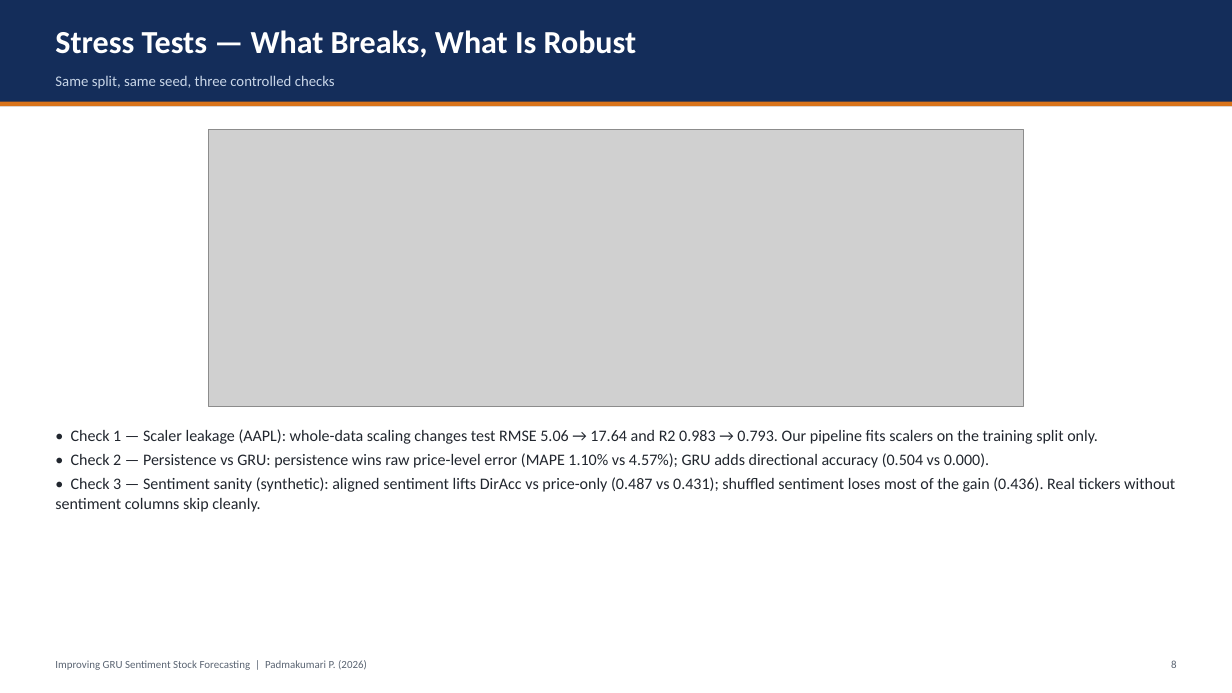
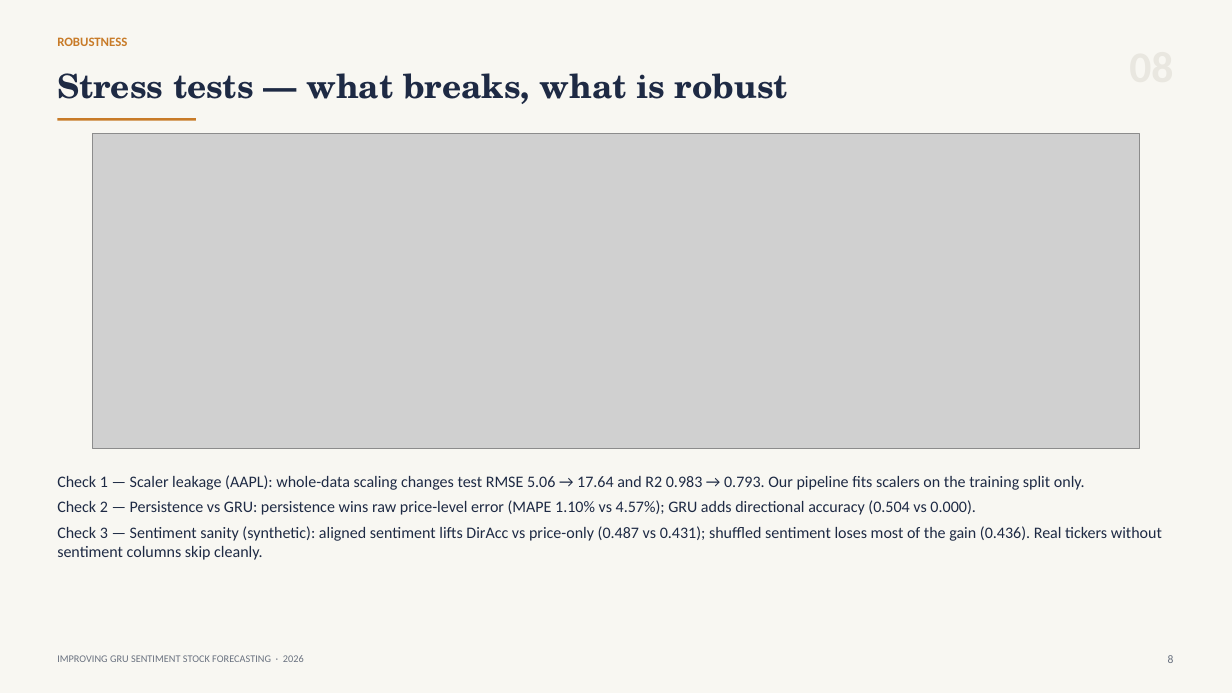
Before and after one commit to hudaifahwins/improving-gru-sentiment-stock-forecasting-padmakumari-maam, a slide deck: slide 9 of PROJECT_PRESENTATION.pptx. Drawn at 1232x693 pixels with LibreOffice and Linux fonts; fonts in the diff are those of the drawing; grey boxes stand for pictures. Boxes give left, top, right and bottom in pixels: in the first picture for what was removed or moved away, otherwise in the second. Text is boxed around its words. In the diff, an @@ line names an element or a change of style, - is before the commit and + after.

Commit message:
design: editorial deck redesign - paper background, serif headline, monochrome figures, hairline tables

```diff
--- a/PROJECT_PRESENTATION.pptx
+++ b/PROJECT_PRESENTATION.pptx
@@ rectangle resized from (x1=0, y1=0, x2=1232, y2=106) to (x1=0, y1=0, x2=1232, y2=693) @@
@@ rectangle at (x1=0, y1=0, x2=1232, y2=693): fill #142D5A to #F8F7F2 @@
@@ text added at (x1=57, y1=37, x2=127, y2=46), 10 pt, text #C87B28, bold @@
+ROBUSTNESS
@@ text removed at (x1=55, y1=75, x2=335, y2=89) @@
-Same split, same seed, three controlled checks
@@ text at (x1=57, y1=73, x2=788, y2=104): text changed; size 25 to 26 pt; font Calibri to TeX Gyre Schola; text colour #FFFFFF to #1E2A44 @@
-Stress Tests — What Breaks, What Is Robust
+Stress tests — what breaks, what is robust
@@ text "Stress tests — what breaks, ..." at (x1=57, y1=73, x2=788, y2=104): vertical alignment middle to top @@
@@ rectangle removed at (x1=0, y1=102, x2=1232, y2=106) @@
@@ rectangle added at (x1=57, y1=118, x2=196, y2=121), fill #C87B28 @@
@@ picture resized from (x1=208, y1=129, x2=1023, y2=407) to (x1=92, y1=134, x2=1140, y2=448) @@
@@ text at (x1=57, y1=475, x2=1162, y2=560): text changed; text colour #21262E to #1E2A44 @@
-• Check 1 — Scaler leakage (AAPL): whole-data scaling changes test RMSE 5.06 → 17.64 and R2 0.983 → 0.793. Our pipeline fits scalers on the training split only.
-• Check 2 — Persistence vs GRU: persistence wins raw price-level error (MAPE 1.10% vs 4.57%); GRU adds directional accuracy (0.504 vs 0.000).
-• Check 3 — Sentiment sanity (synthetic): aligned sentiment lifts DirAcc vs price-only (0.487 vs 0.431); shuffled sentiment loses most of the gain (0.436). Real tickers without sentiment columns skip cleanly.
+Check 1 — Scaler leakage (AAPL): whole-data scaling changes test RMSE 5.06 → 17.64 and R2 0.983 → 0.793. Our pipeline fits scalers on the training split only.
+Check 2 — Persistence vs GRU: persistence wins raw price-level error (MAPE 1.10% vs 4.57%); GRU adds directional accuracy (0.504 vs 0.000).
+Check 3 — Sentiment sanity (synthetic): aligned sentiment lifts DirAcc vs price-only (0.487 vs 0.431); shuffled sentiment loses most of the gain (0.436). Real tickers without sentiment columns skip cleanly.
@@ text at (x1=57, y1=655, x2=304, y2=662): text changed; size 8.5 to 8 pt; text colour #5A6472 to #6A7280 @@
-Improving GRU Sentiment Stock Forecasting | Padmakumari P. (2026)
+IMPROVING GRU SENTIMENT STOCK FORECASTING · 2026
@@ text "8" at (x1=1168, y1=655, x2=1174, y2=663): size 8.5 to 9 pt, text colour #5A6472 to #6A7280; less space between paragraphs @@
```
Also in this commit, not shown: 11 other slides changed.
